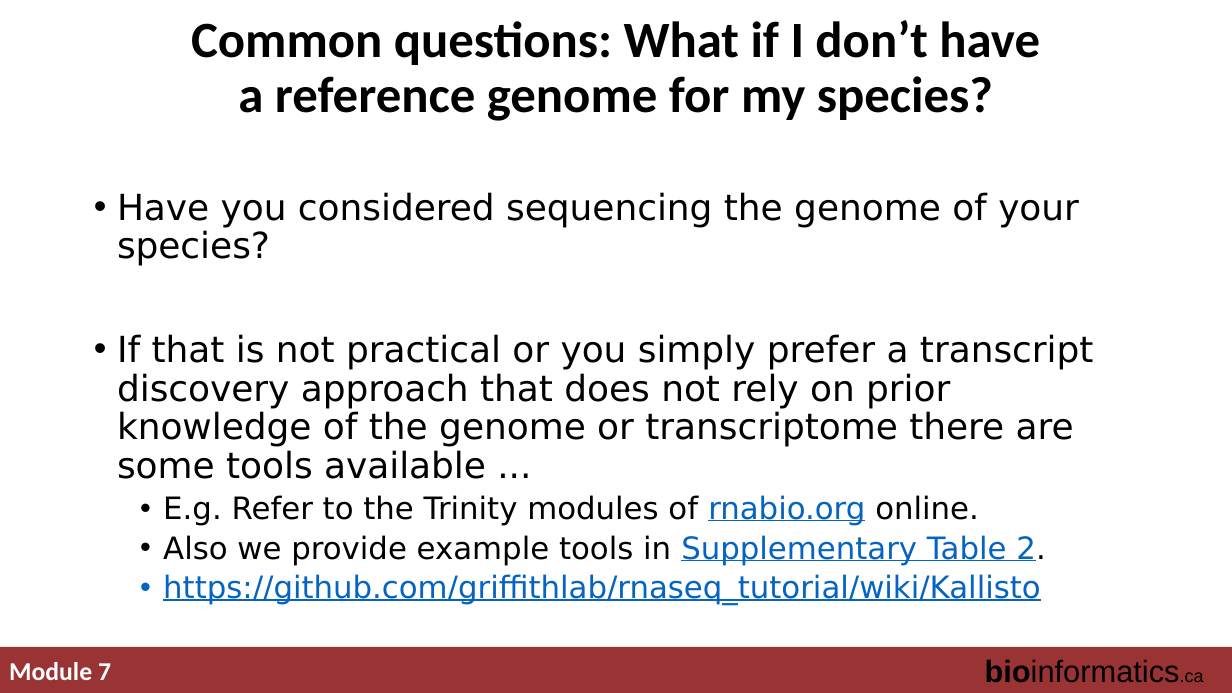
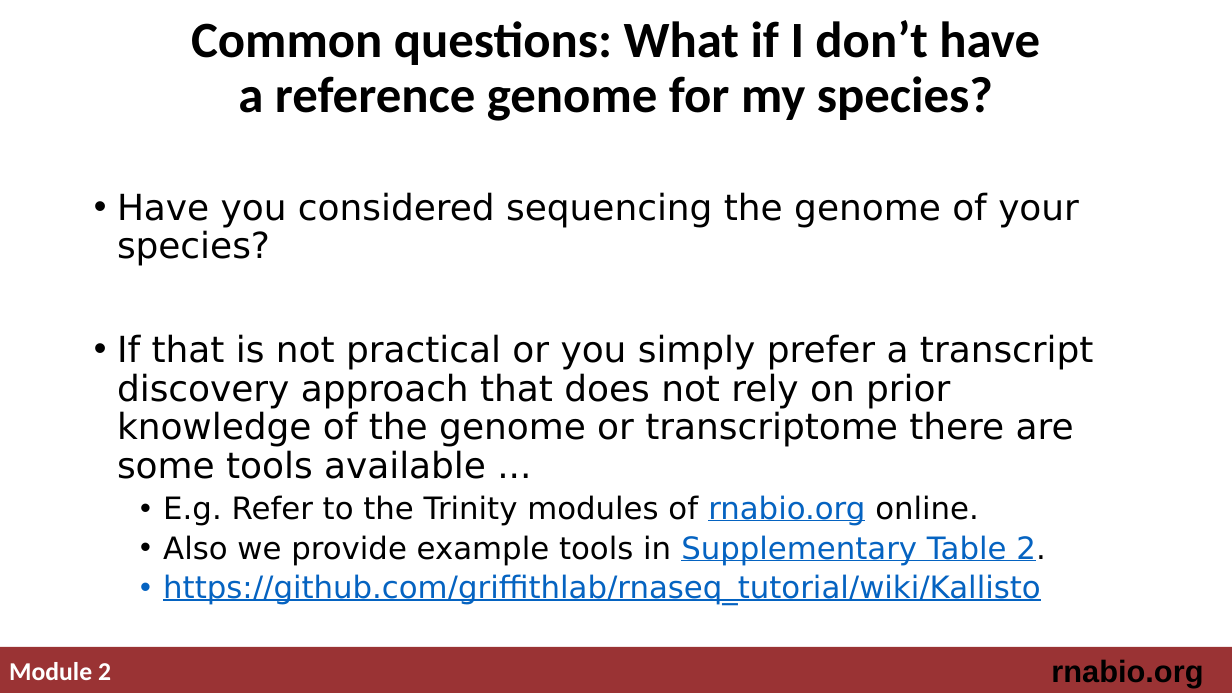
Before and after one commit to griffithlab/rnabio.org, a slide deck: slide 24 of assets/lectures/cbw/2019/RNASeq_Lecture_Module2_IntrotoRNA.pptx. Drawn at 1232x693 pixels with LibreOffice and Linux fonts; fonts in the diff are those of the drawing. Boxes give left, top, right and bottom in pixels: in the first picture for what was removed or moved away, otherwise in the second. Text is boxed around its words. In the diff, an @@ line names an element or a change of style, - is before the commit and + after.

Commit message:
update module number

```diff
--- a/assets/lectures/cbw/2019/RNASeq_Lecture_Module2_IntrotoRNA.pptx
+++ b/assets/lectures/cbw/2019/RNASeq_Lecture_Module2_IntrotoRNA.pptx
@@ text at bbox=[1051, 659, 1203, 687]: text changed; bold on @@
-bioinformatics.ca
+rnabio.org
@@ text at bbox=[9, 662, 111, 680]: text changed @@
-Module 7
+Module 2
```
Also in this commit, not shown: 26 other slides changed, 1 other file.
